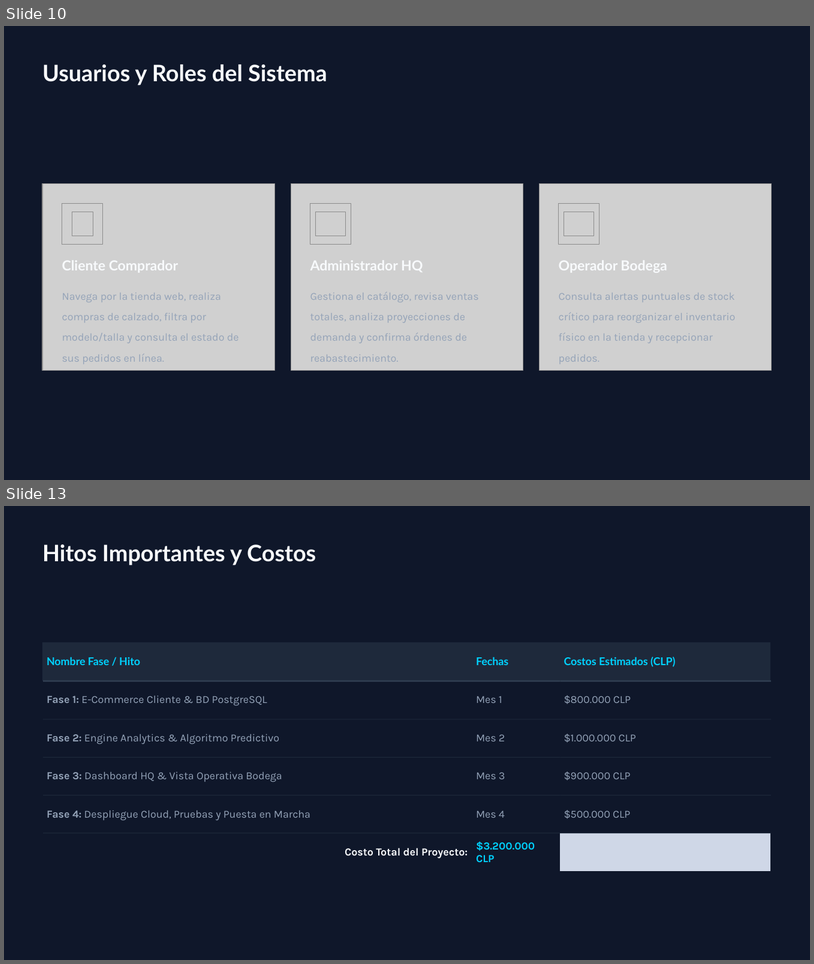
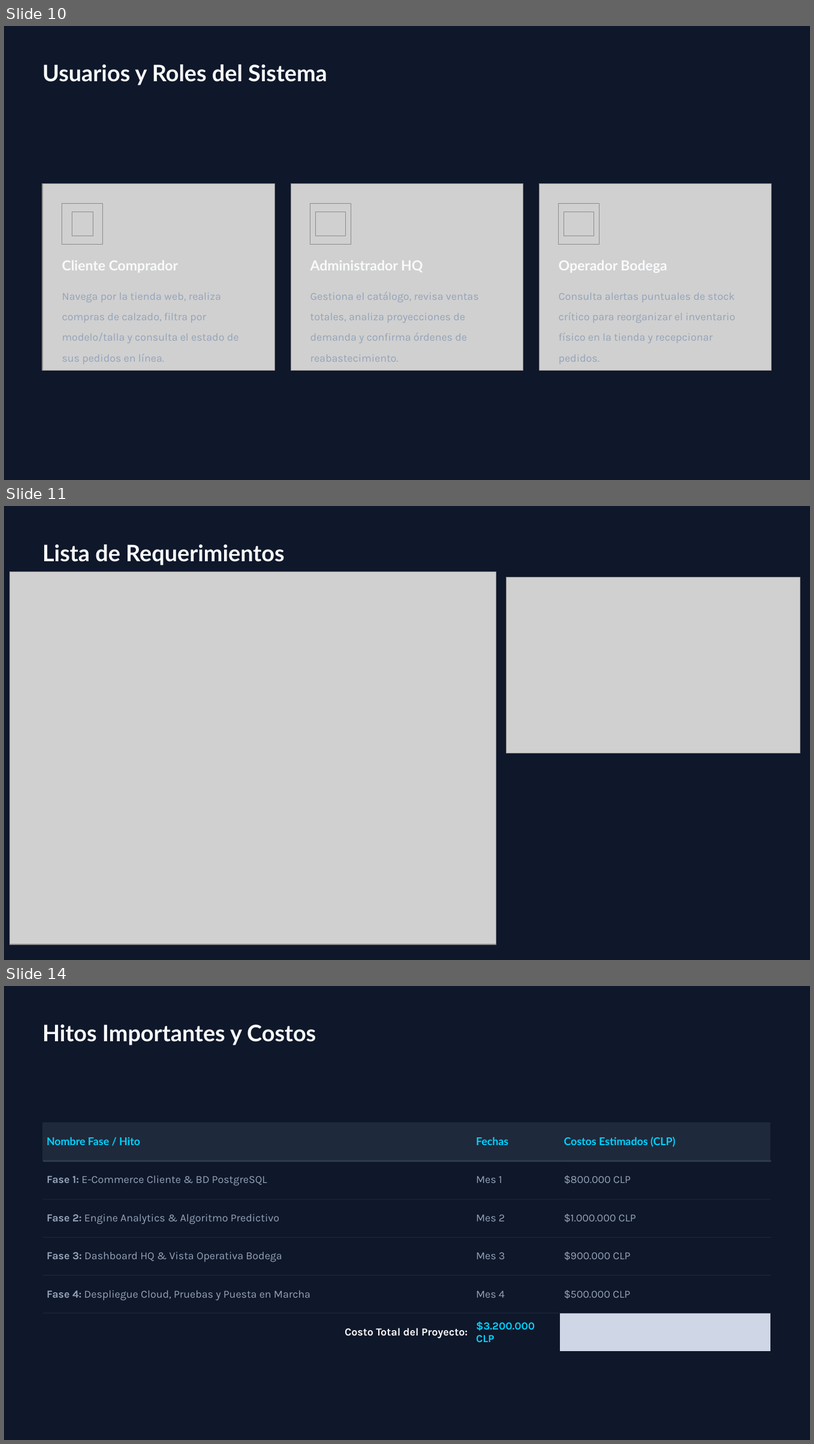
Before and after one commit to Adonias99/Capstone-Grupo-3, a slide deck: Grupo 3/Fase 1/Evidencias Grupales/Presentación Capstone Zapatillas Duoc.pptx. Shown one above the other, each under a label of ours: slides 10 and 13 before the commit, slides 10, 11 and 14 after it; the slides between them are not shown. The pictures are 814x964 and 814x1444 pixels, drawn with LibreOffice and Linux fonts; fonts in the diff are those of the drawing; grey boxes stand for pictures; background and template pictures are left out. Boxes give left, top, right and bottom in pixels: in the first picture for what was removed or moved away, otherwise in the second. Text is boxed around its words. In the diff, an @@ line names an element or a change of style, - is before the commit and + after.

```diff
--- a/Grupo 3/Fase 1/Evidencias Grupales/Presentación Capstone Zapatillas Duoc.pptx
+++ b/Grupo 3/Fase 1/Evidencias Grupales/Presentación Capstone Zapatillas Duoc.pptx
@@ slide 11 added at <box>4,506,810,960</box>, background #0F172A @@
@@ text added at <box>42,544,285,565</box>, 27 pt, text #F8FAFC, bold @@
+Lista de Requerimientos
@@ picture added at <box>9,572,497,945</box> @@
@@ picture added at <box>507,577,801,753</box> @@
@@ what was slide 13 is now slide 14 @@
```
Also in this commit, not shown: 2 slides changed, 2 other slides added, 1 slide removed, 18 other files.
